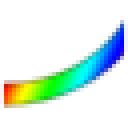
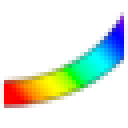
Layers edited between the first and the second w=128, h=128 image:
added layer "Calque 2 copie 4" in group "Groupe 1" over [0, 12, 128, 108]
hid "Calque 2 copie" over [0, 12, 128, 108]
